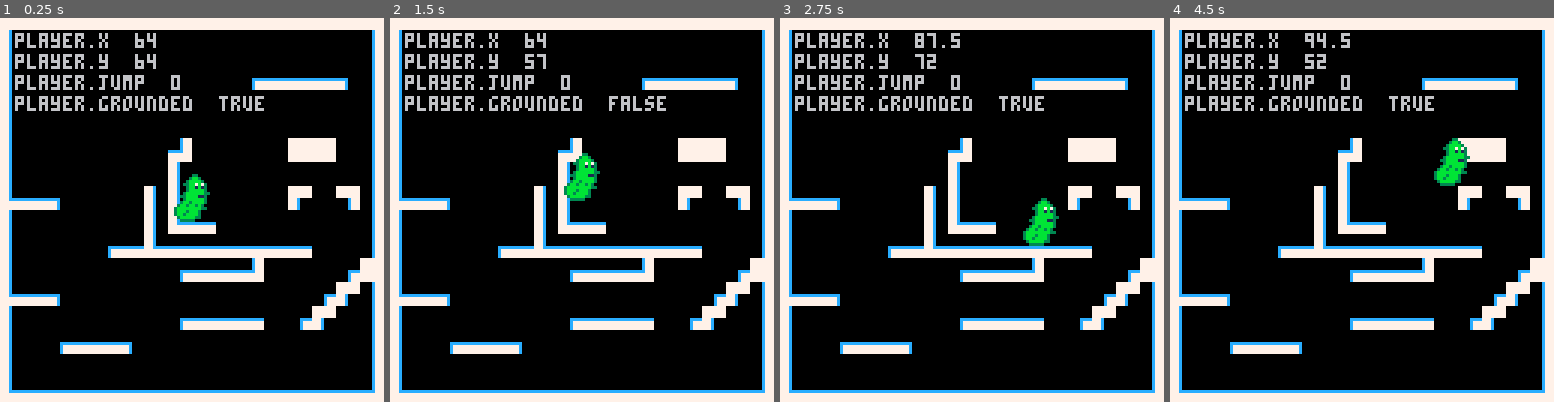
Above: before the commit, frames 1-4 (left to right).
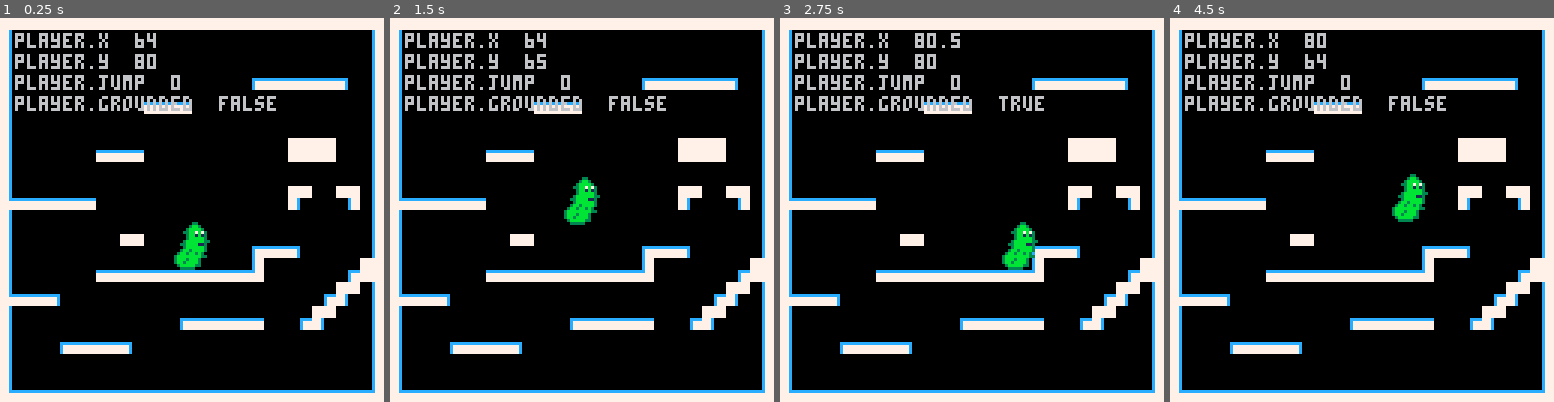
Above: after the commit, the same moments.

Repository: Niarkou/Open-jam-2018
Game: PICO-8 cartridge Openjam2018.p8
Two runs of this game, one before a commit and one after it. Both use one fixed random seed, a clock stepped at 60 frames per second and the inputs below.
Inputs:
- Up to frame 1 (0.25 s): no input
- Up to frame 2 (1.5 s): tap X (X key) at 0.33, 1.07 s
- Up to frame 3 (2.75 s): hold Right 1.6-2.1 s; tap X (X key) at 1.85 s; hold Right from 2.47 s (still down)
- Up to frame 4 (4.5 s): tap X (X key) at 2.97, 4.08 s; release Right at 3.03 s; hold Left 3.08-3.58 s; hold Down 3.63-3.97 s; hold Right from 4.02 s (still down)

The runs differ from the first frame. In frame 1, 6.1% of the frame differs, in the area x 14-82%, y 9-69%; in frame 2, 5.8%; in frame 3, 6.0%; in frame 4, 6.6%, in the area x 14-82%, y 3-69%.

Commit message:
Tweak map.

Diff:
--- a/Openjam2018.p8
+++ b/Openjam2018.p8
@@ -128,14 +128,14 @@
 0e07070707070707070707070707070d00000000000000000000000000000000000000000000000000000000000000000000000000000000000000000000000000000000000000000000000000000000000000000000000000000000000000000000000000000000000000000000000000000000000000000000000000000000
 0a00000000000000000000000000000900000000000000000000000000000000000000000000000000000000000000000000000000000000000000000000000000000000000000000000000000000000000000000000000000000000000000000000000000000000000000000000000000000000000000000000000000000000
 0a00000000000000000006080808050900000000000000000000000000000000000000000000000000000000000000000000000000000000000000000000000000000000000000000000000000000000000000000000000000000000000000000000000000000000000000000000000000000000000000000000000000000000
+0a00000000000808000000000000000900000000000000000000000000000000000000000000000000000000000000000000000000000000000000000000000000000000000000000000000000000000000000000000000000000000000000000000000000000000000000000000000000000000000000000000000000000000
 0a00000000000000000000000000000900000000000000000000000000000000000000000000000000000000000000000000000000000000000000000000000000000000000000000000000000000000000000000000000000000000000000000000000000000000000000000000000000000000000000000000000000000000
+0a00000008080000000000000202000900000000000000000000000000000000000000000000000000000000000000000000000000000000000000000000000000000000000000000000000000000000000000000000000000000000000000000000000000000000000000000000000000000000000000000000000000000000
 0a00000000000000000000000000000900000000000000000000000000000000000000000000000000000000000000000000000000000000000000000000000000000000000000000000000000000000000000000000000000000000000000000000000000000000000000000000000000000000000000000000000000000000
-0a0000000000000c000000000202000900000000000000000000000000000000000000000000000000000000000000000000000000000000000000000000000000000000000000000000000000000000000000000000000000000000000000000000000000000000000000000000000000000000000000000000000000000000
-0a0000000000000a000000000000000900000000000000000000000000000000000000000000000000000000000000000000000000000000000000000000000000000000000000000000000000000000000000000000000000000000000000000000000000000000000000000000000000000000000000000000000000000000
-0b08050000000a0a000000000e000d0900000000000000000000000000000000000000000000000000000000000000000000000000000000000000000000000000000000000000000000000000000000000000000000000000000000000000000000000000000000000000000000000000000000000000000000000000000000
-0a00000000000a0b080000000000000900000000000000000000000000000000000000000000000000000000000000000000000000000000000000000000000000000000000000000000000000000000000000000000000000000000000000000000000000000000000000000000000000000000000000000000000000000000
-0a00000006080b08080808080800000900000000000000000000000000000000000000000000000000000000000000000000000000000000000000000000000000000000000000000000000000000000000000000000000000000000000000000000000000000000000000000000000000000000000000000000000000000000
-0a0000000000000608080c000000060200000000000000000000000000000000000000000000000000000000000000000000000000000000000000000000000000000000000000000000000000000000000000000000000000000000000000000000000000000000000000000000000000000000000000000000000000000000
+0b08080800000000000000000e000d0900000000000000000000000000000000000000000000000000000000000000000000000000000000000000000000000000000000000000000000000000000000000000000000000000000000000000000000000000000000000000000000000000000000000000000000000000000000
+0a00000000000000000000000000000900000000000000000000000000000000000000000000000000000000000000000000000000000000000000000000000000000000000000000000000000000000000000000000000000000000000000000000000000000000000000000000000000000000000000000000000000000000
+0a00000000070000000006080500000900000000000000000000000000000000000000000000000000000000000000000000000000000000000000000000000000000000000000000000000000000000000000000000000000000000000000000000000000000000000000000000000000000000000000000000000000000000
+0a0000000808080808080c000000060200000000000000000000000000000000000000000000000000000000000000000000000000000000000000000000000000000000000000000000000000000000000000000000000000000000000000000000000000000000000000000000000000000000000000000000000000000000
 0b080500000000000000000000060e0900000000000000000000000000000000000000000000000000000000000000000000000000000000000000000000000000000000000000000000000000000000000000000000000000000000000000000000000000000000000000000000000000000000000000000000000000000000
 0a0000000000000608080800060e000900000000000000000000000000000000000000000000000000000000000000000000000000000000000000000000000000000000000000000000000000000000000000000000000000000000000000000000000000000000000000000000000000000000000000000000000000000000
 0a00060808050000000000000000000900000000000000000000000000000000000000000000000000000000000000000000000000000000000000000000000000000000000000000000000000000000000000000000000000000000000000000000000000000000000000000000000000000000000000000000000000000000
